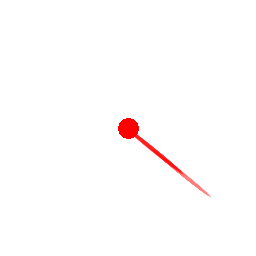
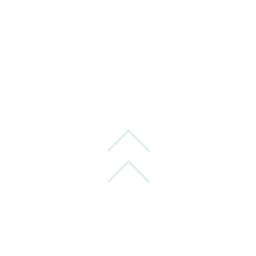
Revision of a layered 256×256 image; what changed, layer by layer:
hid "dot #1", painted on it over box(107, 118, 213, 199)
added layer "<<" above "chevron" over box(107, 129, 150, 183)
